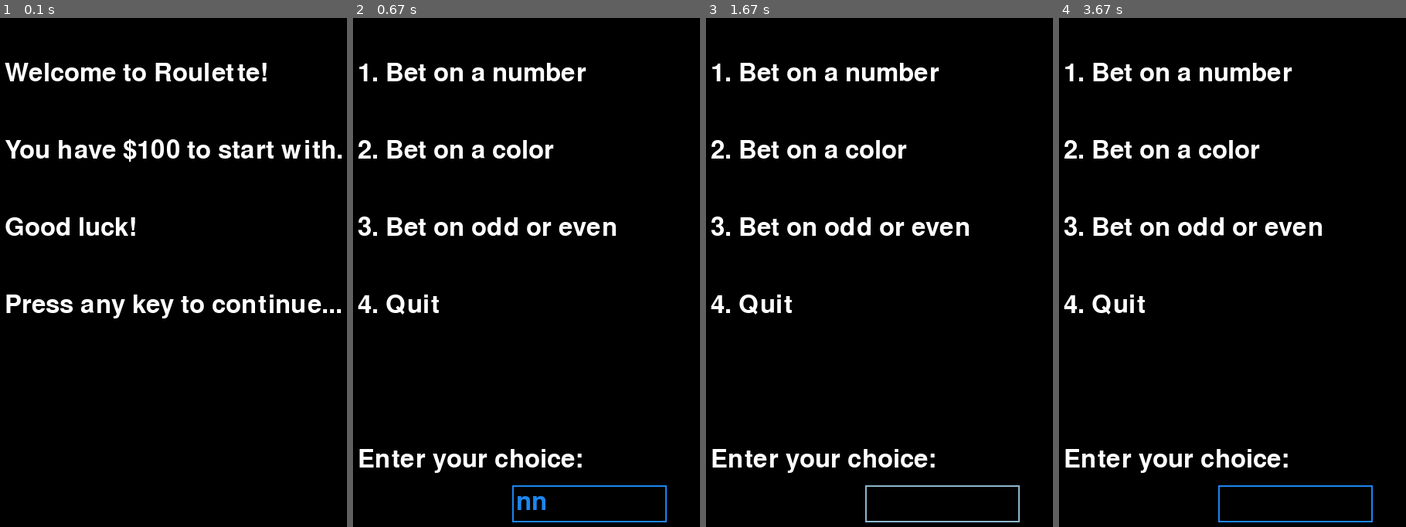
Above: before the commit, frames 1-4 (left to right).
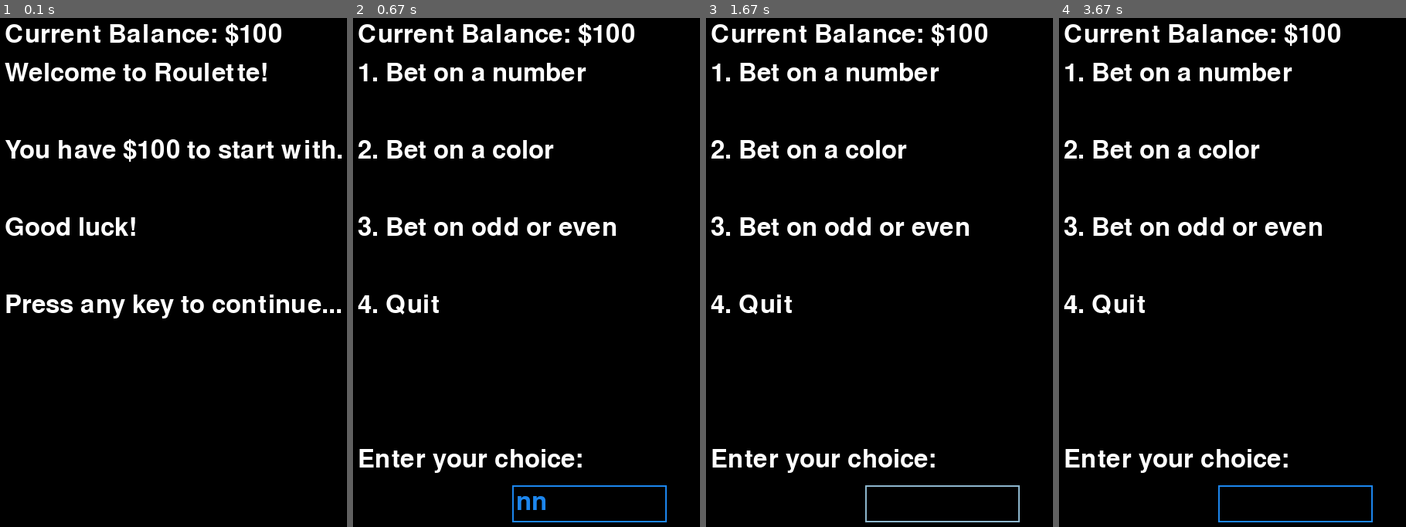
Above: after the commit, the same moments.

Repository: aawhitfield/Team-1-Term-Project-CSC698
Game: pygame game, started from main.py
Two runs of this game, one before a commit and one after it. Both use one fixed random seed, a clock stepped at 60 frames per second and the inputs below.
Inputs (mouse positions are in pixels of both pictures, inside the frame that each line leads up to):
- Up to frame 1 (0.1 s): no input
- Up to frame 2 (0.67 s): type "ann" at 0.33 s
- Up to frame 3 (1.67 s): tap Enter at 0.67 s; click (945, 333) at 0.93 s
- Up to frame 4 (3.67 s): click (1294, 501) at 2.37 s; move the mouse to (1267, 450) at 2.65 s; click (1267, 450) at 2.7 s; click (1294, 501) at 3.53 s

The runs differ from the first frame. In frame 1, 1.3% of the frame differs, in the area x 1-82%, y 0-6%; in frame 2, 1.3%; in frame 3, 1.3%; in frame 4, 1.3%.

Commit message:
[Feature] Display and Update User Balance Constantly
- Added a method to display the user's current balance at the top of the screen.
- Updated the balance display method to show the balance constantly during the game.
- Ensured the balance is updated and displayed correctly during various game events.

Diff:
--- a/pygame_screen.py
+++ b/pygame_screen.py
@@ -26,9 +26,14 @@
         text = self.font.render(message, True, (255, 255, 255))  # Render the text to an image
         self.screen.blit(text, pos)  # Draw the text image on the screen at the specified position
 
+    def display_balance(self):
+        """Display the current balance at the top of the screen."""
+        self.display_message(f"Current Balance: ${self.balance}", (100, 50))
+
     def display_welcome(self):
         """Display the welcome screen."""
         self.screen.fill((0, 0, 0))  # Fill the screen with black
+        self.display_balance()
         self.display_message('Welcome to Roulette!', (100, 100))
         self.display_message('You have $100 to start with.', (100, 200))
         self.display_message('Good luck!', (100, 300))
@@ -48,6 +53,7 @@
     def display_menu(self):
         """Display the main menu with options."""
         self.screen.fill((0, 0, 0))  # Fill the screen with black
+        self.display_balance()
         self.display_message('1. Bet on a number', (100, 100))
         self.display_message('2. Bet on a color', (100, 200))
         self.display_message('3. Bet on odd or even', (100, 300))
@@ -94,6 +100,7 @@
                             text += event.unicode
 
             self.screen.fill((0, 0, 0))  # Clear the screen
+            self.display_balance()
             self.display_menu()  # Redraw the menu
             self.display_message(prompt, (100, 600))  # Display the prompt
             txt_surface = self.font.render(text, True, color)  # Render the text entered by the user
